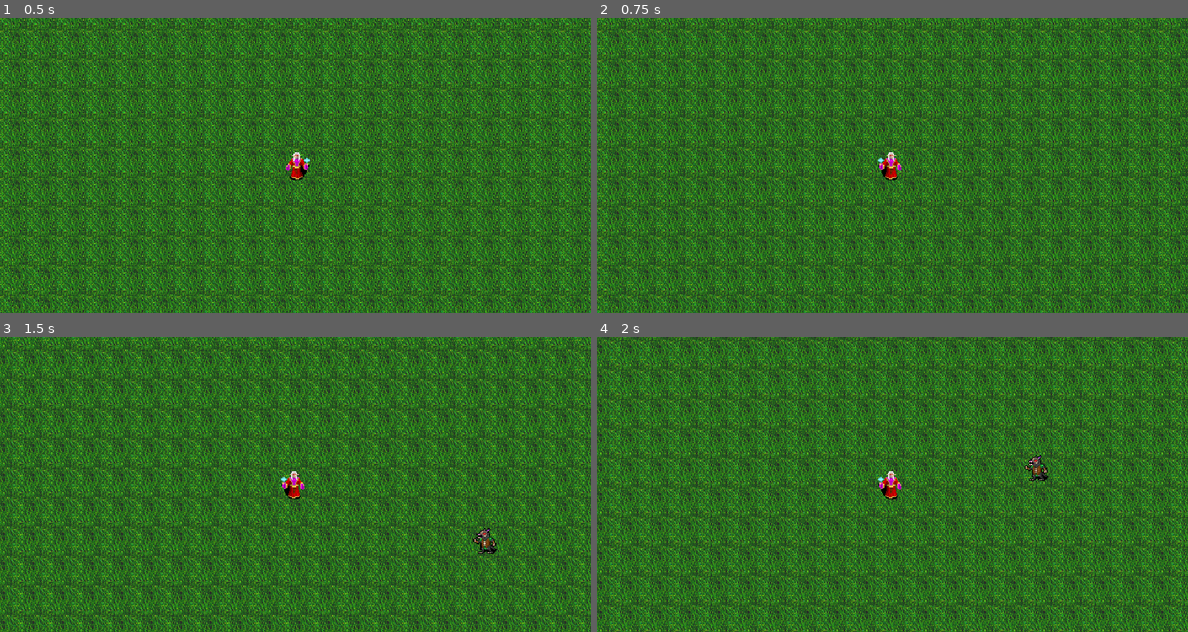
Above: before the commit, frames 1-4 (two rows, left to right).
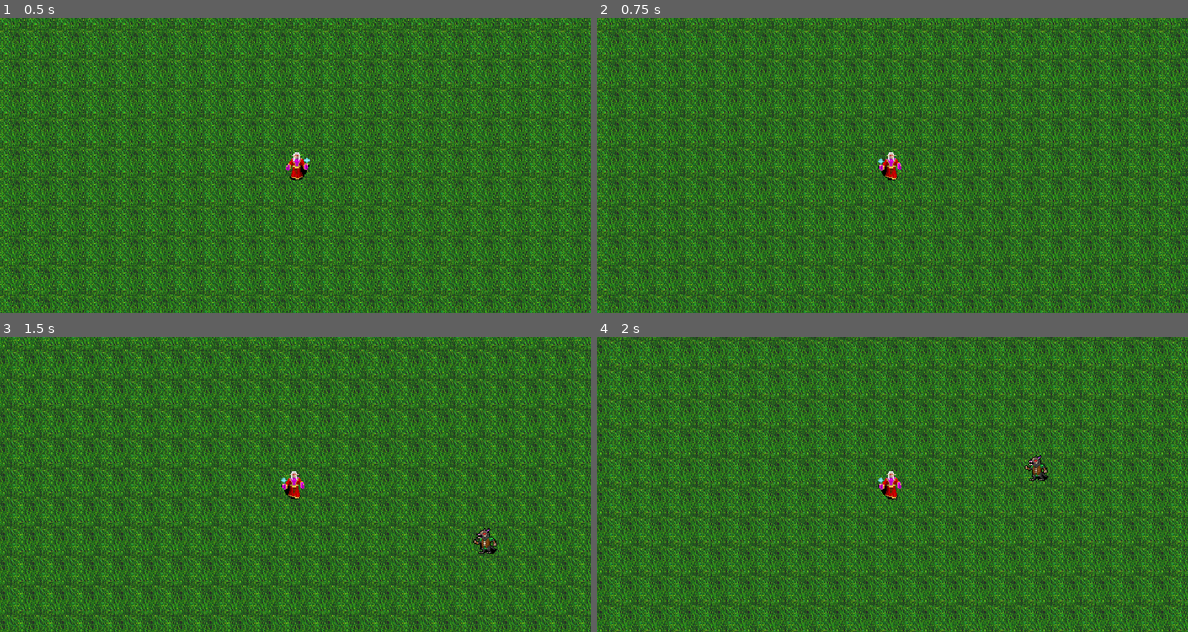
Above: after the commit, the same moments.

Repository: vickylance/FantasiaSurvivors
Game: Godot game, scene res://src/world.tscn
The game is run twice, just before and just after one commit, with the same random seed, the same clock (stepped at 60 frames per second) and the same inputs.
Inputs (mouse positions are in pixels of both pictures, inside the frame that each line leads up to):
- Up to frame 1 (0.5 s): no input
- Up to frame 2 (0.75 s): tap Enter at 0.5 s; move the mouse to (1022, 150) at 0.52 s; hold D (move_right) from 0.53 s (still down)
- Up to frame 3 (1.5 s): move the mouse to (177, 499) at 1.27 s; release D (move_right) at 1.28 s; hold S (move_down) from 1.28 s (still down)
- Up to frame 4 (2 s): keep holding S (move_down)

Frame 1 is identical in both runs. In frame 2, less than 0.1% of the frame differs, in the area x 47-52%, y 47-55%; in frame 3, 0.1%, in the area x 47-85%, y 47-74%; in frame 4, less than 0.1%.

Commit message:
Added animations for player and enemy

Diff:
--- a/src/actors/enemy/enemy.gd
+++ b/src/actors/enemy/enemy.gd
@@ -4,11 +4,12 @@
 @export var move_speed := 100.0
 
 @onready var player: Player = get_tree().get_first_node_in_group("player")
+@onready var sprite: Sprite2D = %Sprite as Sprite2D
 
 
 func _physics_process(_delta: float) -> void:
 	movement()
-	sprite_flip()
+	sprite_flip(0.1)
 	pass
 
 
@@ -19,9 +20,9 @@
 	pass
 
 
-func sprite_flip() -> void:
-	if velocity.x > 0:
-		$Sprite.flip_h = true
-	elif velocity.x < 0:
-		$Sprite.flip_h = false
+func sprite_flip(deviation_factor = 0) -> void:
+	if velocity.x > deviation_factor:
+		sprite.flip_h = true
+	elif velocity.x < deviation_factor:
+		sprite.flip_h = false
 	pass
--- a/src/actors/enemy/enemy.tscn
+++ b/src/actors/enemy/enemy.tscn
@@ -7,11 +7,50 @@
 radius = 5.0
 height = 20.0
 
+[sub_resource type="Animation" id="Animation_wbdu7"]
+resource_name = "walk"
+length = 0.6
+loop_mode = 1
+tracks/0/type = "value"
+tracks/0/imported = false
+tracks/0/enabled = true
+tracks/0/path = NodePath("Sprite:frame")
+tracks/0/interp = 1
+tracks/0/loop_wrap = true
+tracks/0/keys = {
+"times": PackedFloat32Array(0, 0.3, 0.6),
+"transitions": PackedFloat32Array(1, 1, 1),
+"update": 1,
+"values": [0, 1, 0]
+}
+
+[sub_resource type="Animation" id="Animation_xxmdl"]
+length = 0.001
+tracks/0/type = "value"
+tracks/0/imported = false
+tracks/0/enabled = true
+tracks/0/path = NodePath("Sprite:frame")
+tracks/0/interp = 1
+tracks/0/loop_wrap = true
+tracks/0/keys = {
+"times": PackedFloat32Array(0),
+"transitions": PackedFloat32Array(1),
+"update": 1,
+"values": [0]
+}
+
+[sub_resource type="AnimationLibrary" id="AnimationLibrary_6wti4"]
+_data = {
+"RESET": SubResource("Animation_xxmdl"),
+"walk": SubResource("Animation_wbdu7")
+}
+
 [node name="Enemy" type="CharacterBody2D" groups=["enemy"]]
 motion_mode = 1
 script = ExtResource("1_ibg2p")
 
 [node name="Sprite" type="Sprite2D" parent="."]
+unique_name_in_owner = true
 scale = Vector2(1, 1.00165)
 texture = ExtResource("1_imuiw")
 hframes = 2
@@ -19,3 +58,9 @@
 [node name="Shape" type="CollisionShape2D" parent="."]
 position = Vector2(2, 3)
 shape = SubResource("CapsuleShape2D_qlcho")
+
+[node name="AnimationPlayer" type="AnimationPlayer" parent="."]
+autoplay = "walk"
+libraries = {
+"": SubResource("AnimationLibrary_6wti4")
+}
--- a/src/actors/player/player.gd
+++ b/src/actors/player/player.gd
@@ -3,6 +3,9 @@
 
 #@export var BulletScene: PackedScene
 @export var move_speed := 150.0
+
+@onready var sprite := %Sprite as Sprite2D
+@onready var animation_timer := %AnimationTimer as Timer
 
 #@onready var muzzle := $Muzzle as Marker2D
 #@onready var muzzle_flash := $Muzzle/MuzzleFlash as Sprite2D
@@ -24,6 +27,7 @@
 func _physics_process(_delta: float) -> void:
 	control()
 	sprite_flip()
+	sprite_animation()
 	move_and_slide()
 	pass
 
@@ -39,11 +43,22 @@
 			move_toward(velocity.y, 0, move_speed))
 	pass
 
-func sprite_flip() -> void:
-	if velocity.x > 0:
-		$Sprite.flip_h = true
-	elif velocity.x < 0:
-		$Sprite.flip_h = false
+
+func sprite_flip(deviation_factor = 0) -> void:
+	if velocity.x > deviation_factor:
+		sprite.flip_h = true
+	elif velocity.x < deviation_factor:
+		sprite.flip_h = false
+	pass
+
+
+func sprite_animation() -> void:
+	if velocity != Vector2.ZERO and animation_timer.is_stopped():
+		if sprite.frame >= sprite.hframes - 1:
+			sprite.frame = 0
+		else:
+			sprite.frame += 1
+		animation_timer.start()
 	pass
 
 
--- a/src/actors/player/player.tscn
+++ b/src/actors/player/player.tscn
@@ -12,6 +12,7 @@
 script = ExtResource("1_m5661")
 
 [node name="Sprite" type="Sprite2D" parent="."]
+unique_name_in_owner = true
 texture = ExtResource("1_ftv13")
 hframes = 2
 
@@ -20,3 +21,8 @@
 [node name="Shape" type="CollisionShape2D" parent="."]
 position = Vector2(2, 4)
 shape = SubResource("CapsuleShape2D_vdo4k")
+
+[node name="AnimationTimer" type="Timer" parent="."]
+unique_name_in_owner = true
+wait_time = 0.2
+one_shot = true
Not shown: 1 places in src/actors/enemy/enemy.tscn that only renumber resources
